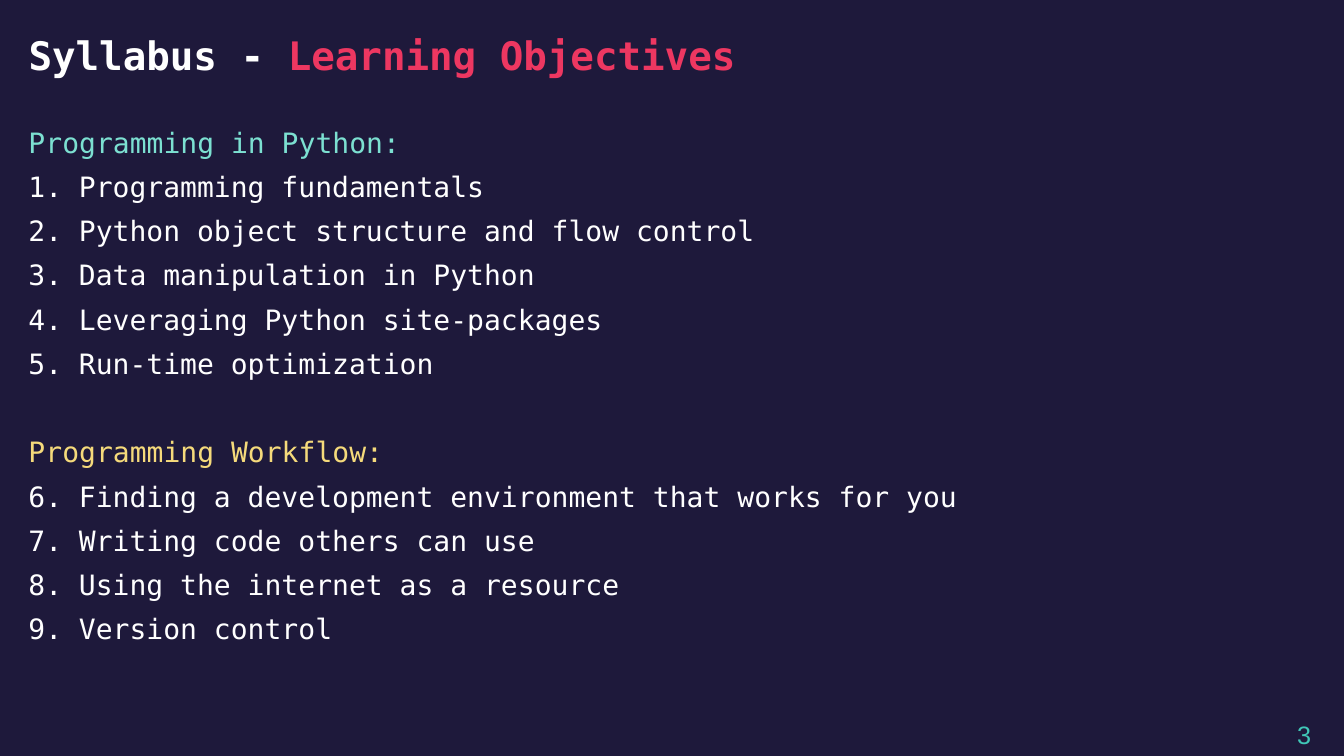
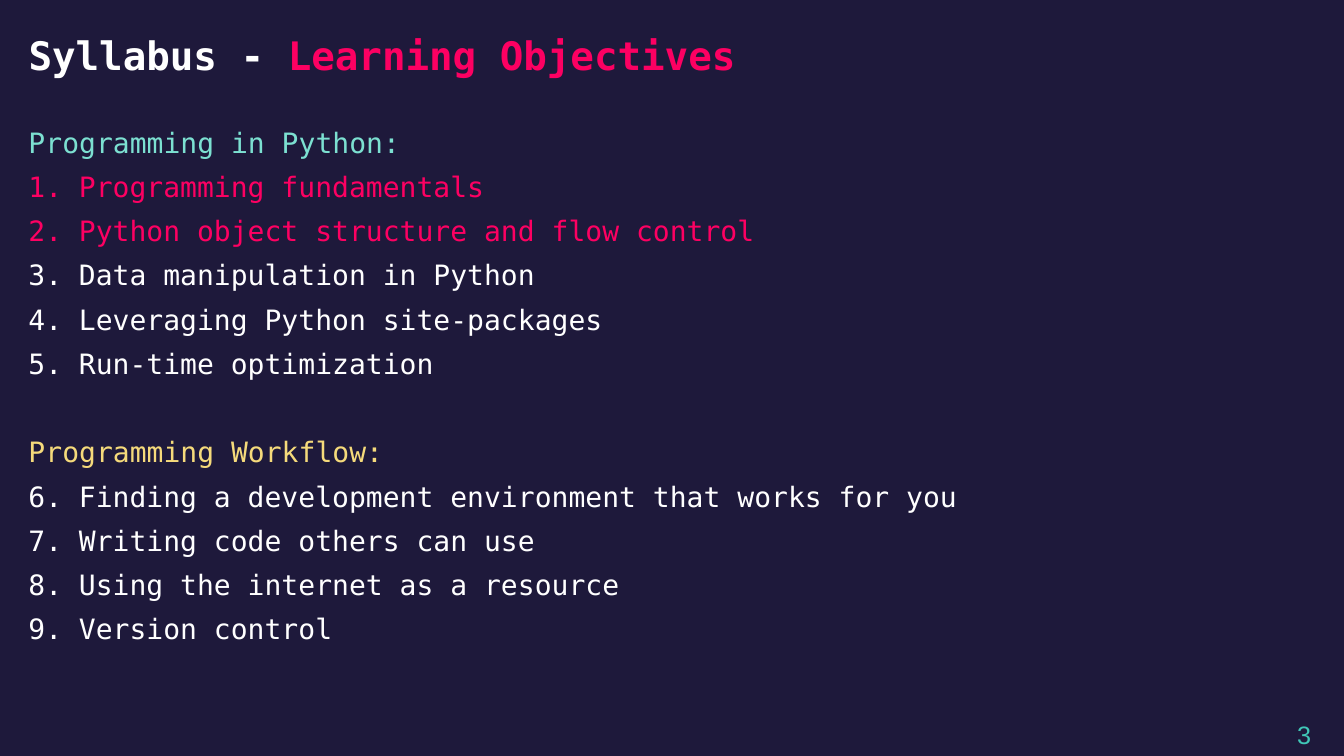
Before and after one commit to airabino/EVRC_Python_Training, a slide deck: slide 3 of Trainings/TR1/Lecture.pptx. Drawn at 1344x756 pixels with LibreOffice and Linux fonts; fonts in the diff are those of the drawing. Boxes give left, top, right and bottom in pixels: in the first picture for what was removed or moved away, otherwise in the second. Text is boxed around its words. In the diff, an @@ line names an element or a change of style, - is before the commit and + after.

```diff
--- a/Trainings/TR1/Lecture.pptx
+++ b/Trainings/TR1/Lecture.pptx
@@ title "Syllabus - Learning Objectives" at <box>29,38,736,78</box>: text colour #ED3761 to #FD0062 in "Learning Objectives" @@
@@ text at <box>79,175,754,247</box>: text colour #FFFFFF to #FD0062 in "Programming fundamentals", "Python object structure and flow control" @@
```
Also in this commit, not shown: 11 other slides changed, 3 other files.
